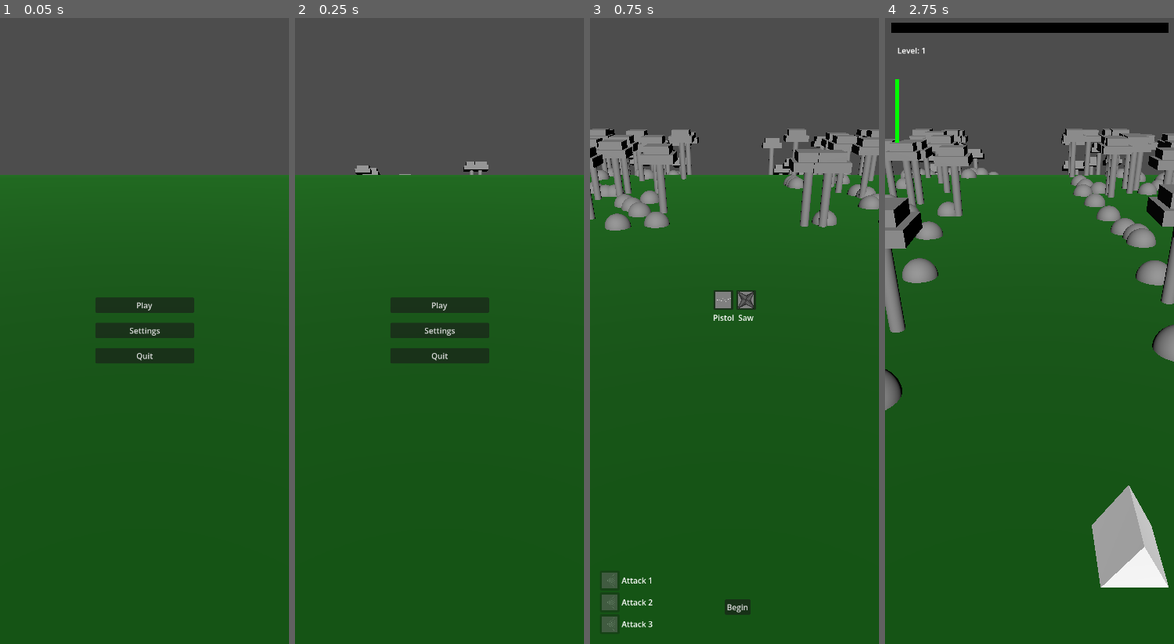
Above: before the commit, frames 1-4 (left to right).
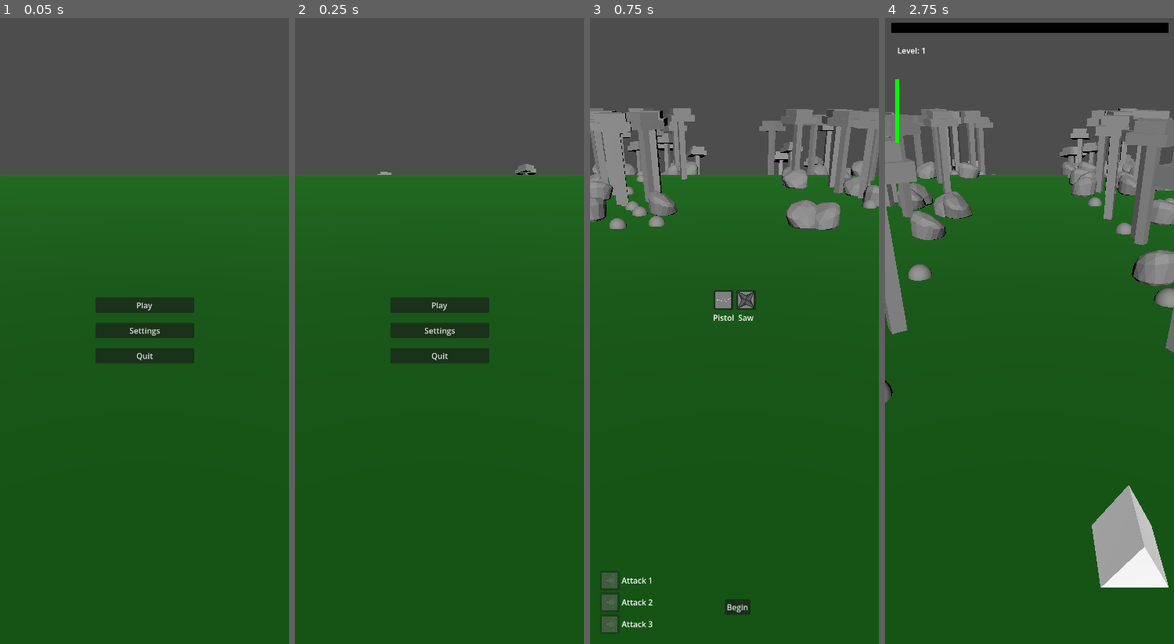
Above: after the commit, the same moments.

Repository: danbolleboom/GodotMobileGame
Game: Godot game, scene res://Scenes/world.tscn
The game is run twice, just before and just after one commit, with the same random seed, the same clock (stepped at 60 frames per second) and the same inputs.
Inputs (mouse positions are in pixels of both pictures, inside the frame that each line leads up to):
- Up to frame 1 (0.05 s): no input
- Up to frame 2 (0.25 s): no input
- Up to frame 3 (0.75 s): click "Play" at 0.5 s
- Up to frame 4 (2.75 s): click "Begin" at 1.25 s; move the mouse to (1093, 299) at 2.02 s

Frame 1 is identical in both runs. In frame 2, 0.4% of the frame differs, in the area x 20-84%, y 22-26%; in frame 3, 7.2%; in frame 4, 9.6%, in the area x 0-100%, y 14-63%.
Error in both runs: Cannot call method 'instantiate' on a null value. (res://Scripts/player_movement.gd:19)

Commit message:
Random rotation for path entities

Diff:
--- a/Scenes/Decorations/decoration_rock.tscn
+++ b/Scenes/Decorations/decoration_rock.tscn
@@ -1,12 +1,8 @@
-[gd_scene load_steps=3 format=3 uid="uid://0it8tuwigt5"]
+[gd_scene format=3 uid="uid://0it8tuwigt5"]
 
 [ext_resource type="PackedScene" uid="uid://p5d6b0d2m6uc" path="res://Scenes/path_entity.tscn" id="1_o4psk"]
 
-[sub_resource type="SphereMesh" id="SphereMesh_o4psk"]
+[node name="DecorationRock" unique_id=1089273221 instance=ExtResource("1_o4psk")]
 
-[node name="DecorationRock" instance=ExtResource("1_o4psk")]
-speed = 10.0
-
-[node name="MeshInstance3D" parent="." index="0"]
-transform = Transform3D(3, 0, 0, 0, 3, 0, 0, 0, 3, 0, 0, 0)
-mesh = SubResource("SphereMesh_o4psk")
+[node name="Area" parent="." index="0" unique_id=1854592994]
+randomRotation = true
--- /dev/null
+++ b/Scenes/Decorations/decoration_rock_2.tscn
@@ -0,0 +1,12 @@
+[gd_scene format=3 uid="uid://dmduqpn6ol6dv"]
+
+[ext_resource type="PackedScene" uid="uid://p5d6b0d2m6uc" path="res://Scenes/path_entity.tscn" id="1_84iyw"]
+[ext_resource type="ArrayMesh" uid="uid://drswp3rlpnv5j" path="res://Models/shitass_rock.obj" id="2_d5vse"]
+
+[node name="DecorationRock2" unique_id=636296819 instance=ExtResource("1_84iyw")]
+
+[node name="Area" parent="." index="0" unique_id=1854592994]
+randomRotation = true
+
+[node name="MeshInstance3D" parent="Area" index="0" unique_id=1652555098]
+mesh = ExtResource("2_d5vse")
--- a/Scenes/Decorations/decoration_tree.tscn
+++ b/Scenes/Decorations/decoration_tree.tscn
@@ -1,22 +1,28 @@
-[gd_scene load_steps=4 format=3 uid="uid://bw34ccuj67uwb"]
+[gd_scene format=3 uid="uid://bw34ccuj67uwb"]
 
 [ext_resource type="PackedScene" uid="uid://p5d6b0d2m6uc" path="res://Scenes/path_entity.tscn" id="1_ovcqc"]
 
-[sub_resource type="CylinderMesh" id="CylinderMesh_ovcqc"]
+[sub_resource type="BoxMesh" id="BoxMesh_y02ky"]
+size = Vector3(1, 10, 1)
 
 [sub_resource type="BoxMesh" id="BoxMesh_ovcqc"]
 
-[node name="DecorationTree" instance=ExtResource("1_ovcqc")]
-yOffset = 2.0
+[node name="DecorationTree" unique_id=2122037509 instance=ExtResource("1_ovcqc")]
 
-[node name="MeshInstance3D" parent="." index="0"]
-transform = Transform3D(1, 0, 0, 0, 4, 0, 0, 0, 1, 0, 0, 0)
-mesh = SubResource("CylinderMesh_ovcqc")
+[node name="Area" parent="." index="0" unique_id=1854592994]
+transform = Transform3D(0.5, 0, 0, 0, 0.5, 0, 0, 0, 0.5, 0, 0, 0)
+randomRotation = true
 
-[node name="MeshInstance3D2" type="MeshInstance3D" parent="." index="2"]
-transform = Transform3D(4, 0, 0, 0, 1, 0, 0, 0, 4, 0, 2.7073197, 0)
+[node name="MeshInstance3D" parent="Area" index="0" unique_id=1652555098]
+transform = Transform3D(1, 0, 0, 0, 1, 0, 0, 0, 1, 0, 4.9450603, 0)
+mesh = SubResource("BoxMesh_y02ky")
+
+[node name="MeshInstance3D2" type="MeshInstance3D" parent="Area" index="2" unique_id=856497908]
+transform = Transform3D(4, 0, 0, 0, 1, 0, 0, 0, 4, 0, 9.954298, 0)
 mesh = SubResource("BoxMesh_ovcqc")
+skeleton = NodePath("../..")
 
-[node name="MeshInstance3D3" type="MeshInstance3D" parent="." index="3"]
-transform = Transform3D(3, 0, 0, 0, 1, 0, 0, 0, 3, 0, 3.638761, 0)
+[node name="MeshInstance3D3" type="MeshInstance3D" parent="Area" index="3" unique_id=939697976]
+transform = Transform3D(3, 0, 0, 0, 1, 0, 0, 0, 3, 0, 10.916352, 0)
 mesh = SubResource("BoxMesh_ovcqc")
+skeleton = NodePath("../..")
--- a/Scenes/Enemies/Behaviours/enemy_big_projectile.tscn
+++ b/Scenes/Enemies/Behaviours/enemy_big_projectile.tscn
@@ -1,17 +1,20 @@
-[gd_scene load_steps=3 format=3 uid="uid://b102h004mnqrl"]
+[gd_scene format=3 uid="uid://b102h004mnqrl"]
 
 [ext_resource type="PackedScene" uid="uid://b6nr0kxkm8l3k" path="res://Scenes/Enemies/enemy_base.tscn" id="1_n458t"]
 
 [sub_resource type="SphereMesh" id="SphereMesh_n458t"]
 
-[node name="EnemyBigProjectile" instance=ExtResource("1_n458t")]
+[node name="EnemyBigProjectile" unique_id=1564195033 instance=ExtResource("1_n458t")]
 transform = Transform3D(0.25, 0, 0, 0, 0.25, 0, 0, 0, 0.25, 0, 0, 0)
 speedMultiplier = 1.2
 
-[node name="MeshInstance3D" parent="." index="0"]
+[node name="Area" parent="." index="0" unique_id=1854592994]
+collision_layer = 12
+
+[node name="MeshInstance3D" parent="Area" index="0" unique_id=1652555098]
 mesh = SubResource("SphereMesh_n458t")
 
-[node name="EnemyData" parent="." index="2"]
+[node name="EnemyData" parent="." index="1" unique_id=1581798153]
 maxHealth = 1.0
 contactDamage = 10.0
 worth = 0
--- a/Scenes/Enemies/enemy_base.tscn
+++ b/Scenes/Enemies/enemy_base.tscn
@@ -1,25 +1,28 @@
-[gd_scene load_steps=6 format=3 uid="uid://b6nr0kxkm8l3k"]
+[gd_scene format=3 uid="uid://b6nr0kxkm8l3k"]
 
 [ext_resource type="PackedScene" uid="uid://p5d6b0d2m6uc" path="res://Scenes/path_entity.tscn" id="1_hghv2"]
 [ext_resource type="Script" uid="uid://cil43cfb7o2r5" path="res://Scripts/enemy_data.gd" id="2_1f0kj"]
 [ext_resource type="Material" uid="uid://do8xb3721d3iv" path="res://Materials/enemy_material.tres" id="2_afpow"]
 [ext_resource type="PackedScene" uid="uid://jwwee3w0m3dw" path="res://Scenes/OneShotEffects/os_enemy_death.tscn" id="4_287tu"]
 
-[sub_resource type="PrismMesh" id="PrismMesh_1f0kj"]
+[sub_resource type="PrismMesh" id="PrismMesh_b1gup"]
 
-[node name="Enemy" instance=ExtResource("1_hghv2")]
+[node name="Enemy" unique_id=205536750 instance=ExtResource("1_hghv2")]
+transform = Transform3D(0.5, 0, 0, 0, 0.5, 0, 0, 0, 0.5, 0, 0, 0)
+yOffset = 1.0
+
+[node name="Area" parent="." index="0" unique_id=1854592994]
 collision_layer = 4
 collision_mask = 3
-yOffset = 1.0
 
-[node name="MeshInstance3D" parent="." index="0"]
-mesh = SubResource("PrismMesh_1f0kj")
+[node name="MeshInstance3D" parent="Area" index="0" unique_id=1652555098]
+mesh = SubResource("PrismMesh_b1gup")
 surface_material_override/0 = ExtResource("2_afpow")
 
-[node name="EnemyData" type="Node" parent="." index="2"]
+[node name="EnemyData" type="Node" parent="." index="1" unique_id=1581798153]
 script = ExtResource("2_1f0kj")
 maxHealth = 15.0
 deathParticles = ExtResource("4_287tu")
 contactDamage = 25.0
 
-[connection signal="area_entered" from="." to="EnemyData" method="_on_enemy_area_entered"]
+[connection signal="area_entered" from="Area" to="EnemyData" method="_on_area_area_entered"]
--- a/Scenes/Enemies/enemy_big.tscn
+++ b/Scenes/Enemies/enemy_big.tscn
@@ -1,16 +1,16 @@
-[gd_scene load_steps=3 format=3 uid="uid://b4mdaobiaclu1"]
+[gd_scene format=3 uid="uid://b4mdaobiaclu1"]
 
 [ext_resource type="PackedScene" uid="uid://b6nr0kxkm8l3k" path="res://Scenes/Enemies/enemy_base.tscn" id="1_vpaip"]
 [ext_resource type="PackedScene" uid="uid://cmi7kgeiqll8v" path="res://Scenes/Enemies/Behaviours/enemy_attack.tscn" id="2_btbvo"]
 
-[node name="EnemyBig" instance=ExtResource("1_vpaip")]
+[node name="EnemyBig" unique_id=1584524081 instance=ExtResource("1_vpaip")]
 transform = Transform3D(1, 0, 0, 0, 1, 0, 0, 0, 1, 0, 0, 0)
 speedMultiplier = 0.7
 
-[node name="EnemyData" parent="." index="2"]
+[node name="EnemyData" parent="." index="1" unique_id=1581798153]
 maxHealth = 20.0
 contactDamage = 35.0
 worth = 3
 
-[node name="EnemyAttack" parent="." index="3" instance=ExtResource("2_btbvo")]
+[node name="EnemyAttack" parent="." index="2" unique_id=666831386 instance=ExtResource("2_btbvo")]
 cooldown = 4.1
--- a/Scenes/OneShotEffects/one_shot_base.tscn
+++ b/Scenes/OneShotEffects/one_shot_base.tscn
@@ -17,16 +17,12 @@
 offsets = PackedFloat32Array(0, 0.369863, 0.65068495)
 colors = PackedColorArray(1, 1, 0, 1, 1, 0, 0, 1, 0.27387273, 0.27387273, 0.27387273, 1)
 
-[node name="OneShotEffect" instance=ExtResource("1_k0t5f")]
+[node name="OneShotEffect" unique_id=307687297 instance=ExtResource("1_k0t5f")]
 
-[node name="MeshInstance3D" parent="." index="0"]
-visible = false
-mesh = null
-
-[node name="CollisionShape3D" parent="." index="1"]
+[node name="Area" parent="." index="0" unique_id=1854592994]
 visible = false
 
-[node name="Particles" type="CPUParticles3D" parent="." index="2"]
+[node name="Particles" type="CPUParticles3D" parent="." index="1" unique_id=605307648]
 emitting = false
 amount = 50
 lifetime = 0.5
--- a/Scenes/PlayerProjectiles/projectile.tscn
+++ b/Scenes/PlayerProjectiles/projectile.tscn
@@ -9,14 +9,14 @@
 
 [sub_resource type="SphereShape3D" id="SphereShape3D_f8cdk"]
 
-[node name="Projectile" type="Area3D"]
+[node name="Projectile" type="Area3D" unique_id=910096663]
 transform = Transform3D(0.2, 0, 0, 0, 0.2, 0, 0, 0, 0.2, 0, 0, 0)
 collision_layer = 2
 collision_mask = 4
 script = ExtResource("1_f8cdk")
 positionBounds = -80.0
 
-[node name="ProjectileData" type="Node" parent="."]
+[node name="ProjectileData" type="Node" parent="." unique_id=382851973]
 script = ExtResource("2_yr2qt")
 damage = 5
 pierce = 1
@@ -24,11 +24,11 @@
 spread = 0.03
 enemyDamageParticles = ExtResource("3_d4467")
 
-[node name="MeshInstance3D" type="MeshInstance3D" parent="."]
+[node name="MeshInstance3D" type="MeshInstance3D" parent="." unique_id=573360148]
 mesh = SubResource("SphereMesh_f8cdk")
 surface_material_override/0 = ExtResource("3_tl4hk")
 
-[node name="CollisionShape3D" type="CollisionShape3D" parent="."]
+[node name="CollisionShape3D" type="CollisionShape3D" parent="." unique_id=55801037]
 shape = SubResource("SphereShape3D_f8cdk")
 
 [connection signal="area_entered" from="." to="ProjectileData" method="_on_projectile_area_entered"]
--- a/Scenes/game_director.tscn
+++ b/Scenes/game_director.tscn
@@ -1,37 +1,34 @@
-[gd_scene load_steps=8 format=3 uid="uid://cyslwb6wi17bd"]
+[gd_scene format=3 uid="uid://cyslwb6wi17bd"]
 
 [ext_resource type="Script" uid="uid://4ndtihsvcllg" path="res://Scripts/DirectorScripts/game_director.gd" id="1_cu1mg"]
 [ext_resource type="Script" uid="uid://bk4ulpn65l5uj" path="res://Scripts/DirectorScripts/enemy_spawn_data.gd" id="2_dvpqc"]
 [ext_resource type="PackedScene" uid="uid://bd75e2k4dd304" path="res://Scenes/player.tscn" id="2_e0ghr"]
-[ext_resource type="PackedScene" uid="uid://bw34ccuj67uwb" path="res://Scenes/Decorations/decoration_tree.tscn" id="2_so0fb"]
-[ext_resource type="PackedScene" uid="uid://0it8tuwigt5" path="res://Scenes/Decorations/decoration_rock.tscn" id="3_66edg"]
 [ext_resource type="Script" uid="uid://dq1xc4ay08qyk" path="res://Scripts/DirectorScripts/map_data.gd" id="3_phja3"]
 [ext_resource type="Script" uid="uid://bhyayv3frg2w7" path="res://Scripts/DirectorScripts/decoration_spawn_data.gd" id="4_3vfwh"]
 
-[node name="GameDirector" type="Node"]
+[node name="GameDirector" type="Node" unique_id=410412562]
 script = ExtResource("1_cu1mg")
 playerScene = ExtResource("2_e0ghr")
-decorations = Array[PackedScene]([ExtResource("2_so0fb"), ExtResource("3_66edg")])
 
-[node name="EnemySpawnData" type="Node" parent="."]
+[node name="EnemySpawnData" type="Node" parent="." unique_id=28674880]
 script = ExtResource("2_dvpqc")
 startSpawnCooldown = 1.5
 cooldownMultiplierPerLevel = 0.9
 startEnemiesPerLevel = 1
 enemiesIncreasePerLevel = 5
 
-[node name="Enemies" type="Node" parent="."]
+[node name="Enemies" type="Node" parent="." unique_id=359855840]
 
-[node name="MapData" type="Node" parent="."]
+[node name="MapData" type="Node" parent="." unique_id=147968695]
 script = ExtResource("3_phja3")
 gameWidth = 4.0
 gameBorderPadding = 2.0
 decorationAreaWidth = 30.0
 
-[node name="DecorationSpawnData" type="Node" parent="."]
+[node name="DecorationSpawnData" type="Node" parent="." unique_id=1915109368]
 script = ExtResource("4_3vfwh")
 spawnCooldown = 0.25
 decorationsPerSpawn = Vector2(4, 10)
 pathOffsetRange = 5.0
 
-[node name="Decorations" type="Node" parent="."]
+[node name="Decorations" type="Node" parent="." unique_id=1753323217]
--- a/Scenes/path_entity.tscn
+++ b/Scenes/path_entity.tscn
@@ -1,20 +1,23 @@
-[gd_scene load_steps=4 format=3 uid="uid://p5d6b0d2m6uc"]
+[gd_scene format=3 uid="uid://p5d6b0d2m6uc"]
 
 [ext_resource type="Script" uid="uid://muimhps5euuf" path="res://Scripts/path_entity.gd" id="1_2s0jw"]
+[ext_resource type="Script" uid="uid://b3haofk20h0ri" path="res://Scripts/decoration.gd" id="2_epuuc"]
 
 [sub_resource type="SphereMesh" id="SphereMesh_2s0jw"]
 
 [sub_resource type="SphereShape3D" id="SphereShape3D_2s0jw"]
 
-[node name="PathEntity" type="Area3D"]
-transform = Transform3D(0.5, 0, 0, 0, 0.5, 0, 0, 0, 0.5, 0, 0, 0)
-collision_layer = 0
-collision_mask = 0
+[node name="PathEntity" type="Node3D" unique_id=2030109814]
 script = ExtResource("1_2s0jw")
 speedMultiplier = 1.0
 
-[node name="MeshInstance3D" type="MeshInstance3D" parent="."]
+[node name="Area" type="Area3D" parent="." unique_id=1854592994]
+collision_layer = 0
+collision_mask = 0
+script = ExtResource("2_epuuc")
+
+[node name="MeshInstance3D" type="MeshInstance3D" parent="Area" unique_id=1652555098]
 mesh = SubResource("SphereMesh_2s0jw")
 
-[node name="CollisionShape3D" type="CollisionShape3D" parent="."]
+[node name="CollisionShape3D" type="CollisionShape3D" parent="Area" unique_id=591665073]
 shape = SubResource("SphereShape3D_2s0jw")
--- a/Scripts/DirectorScripts/game_director.gd
+++ b/Scripts/DirectorScripts/game_director.gd
@@ -1,7 +1,6 @@
 extends Node
 
 @export var playerScene: PackedScene;
-@export var decorations: Array[PackedScene]
 
 @onready var enemySpawnData = $EnemySpawnData;
 @onready var enemiesParent = $Enemies;
@@ -12,6 +11,7 @@
 @onready var player = load(playerScene.resource_path);
 
 var enemies: Array[PackedScene]
+var decorations: Array[PackedScene]
 
 var level: int = 0;
 var spawnsThisLevel: int = 0;
@@ -28,6 +28,7 @@
 
 	# Load enemies
 	enemies = Constants.LoadScenesInFile("Scenes/Enemies")
+	decorations = Constants.LoadScenesInFile("Scenes/Decorations")
 
 func EnemyDied(_cost: int) -> void:
 	spawnsThisLevel += _cost;
--- /dev/null
+++ b/Scripts/decoration.gd
@@ -0,0 +1,8 @@
+extends Node3D
+
+@export var randomRotation: bool;
+
+@onready var parent = get_parent() as Node3D;
+
+func _ready() -> void:
+	if randomRotation: rotation.y = randf_range(0, 360);
--- a/Scripts/enemy_data.gd
+++ b/Scripts/enemy_data.gd
@@ -26,6 +26,8 @@
 		Die()
 
 
-func _on_enemy_area_entered(area: Area3D) -> void:
+func _on_area_area_entered(area: Area3D) -> void:
+	print("Collide")
 	if area.has_node("PlayerData"):
 		area.get_node("PlayerData").Damage(contactDamage);
+		print("Hit")
--- a/Scripts/path_entity.gd
+++ b/Scripts/path_entity.gd
@@ -1,4 +1,4 @@
-extends Area3D
+extends Node3D
 
 @export var speedMultiplier: float;
 @export var yOffset: float;
@@ -12,7 +12,7 @@
 
 func _ready() -> void:
 	# Spawn below map so it doesn't pop in at (0, 0, 0)
-	position = Vector3(0, -10, 0);
+	position = Vector3(0, -1000, 0);
 	if has_node("EnemyProjectileData"):
 		print("hi")
 
--- a/Scripts/projectile_data.gd
+++ b/Scripts/projectile_data.gd
@@ -13,20 +13,20 @@
 	get_parent().direction = Vector3(randf_range(-spread, spread), 0, 1).normalized();
 
 func _on_projectile_area_entered(area: Area3D) -> void:
-	if area.has_node("EnemyData"):
-		area.get_node("EnemyData").Damage(damage);
+	if area.get_parent().has_node("EnemyData"):
+		area.get_parent().get_node("EnemyData").Damage(damage);
 
 		var particlesObject = enemyDamageParticles.instantiate();
 		var particles = particlesObject.get_node("Particles");
-		particlesObject.UpdatePathFollowData(area);
+		particlesObject.UpdatePathFollowData(area.get_parent());
 		particles.emitting = true;
 		particlesObject.xOffset = get_parent().position.x;
-		particlesObject.speedMultiplier = area.speedMultiplier;
+		particlesObject.speedMultiplier = area.get_parent().speedMultiplier;
 
 		get_tree().root.add_child(particlesObject);
 
-	if (area.has_node("EnemyProjectileData")):
-		area.get_node("EnemyProjectileData").Damage(damage);
+	if (area.get_parent().has_node("EnemyProjectileData")):
+		area.get_parent().get_node("EnemyProjectileData").Damage(damage);
 
 
 	pierce -= 1;
Not shown, added: Models/shitass_rock.mtl
Not shown, added: Models/shitass_rock.obj
Not shown, added: Models/shitass_rock.obj.import
Not shown: 1 places in Scenes/OneShotEffects/one_shot_base.tscn that only renumber resources
Not shown: 1 places in Scenes/PlayerProjectiles/projectile.tscn that only renumber resources
Not shown, added: Scripts/decoration.gd.uid
